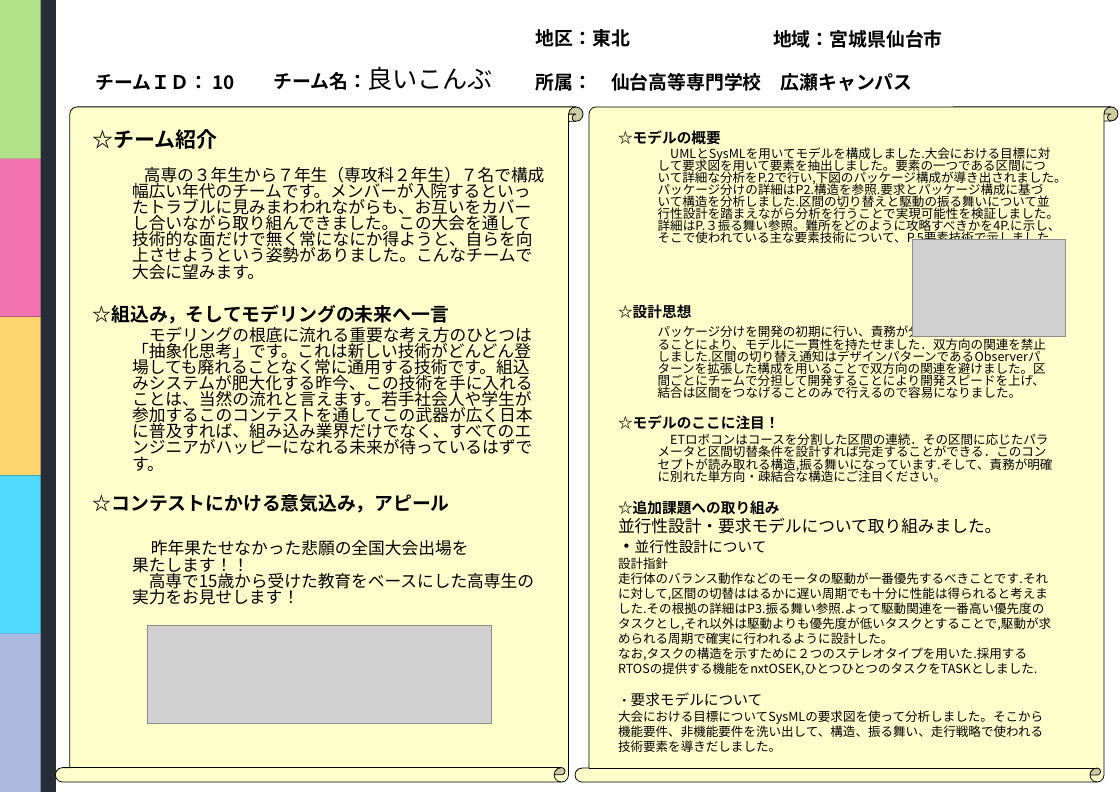
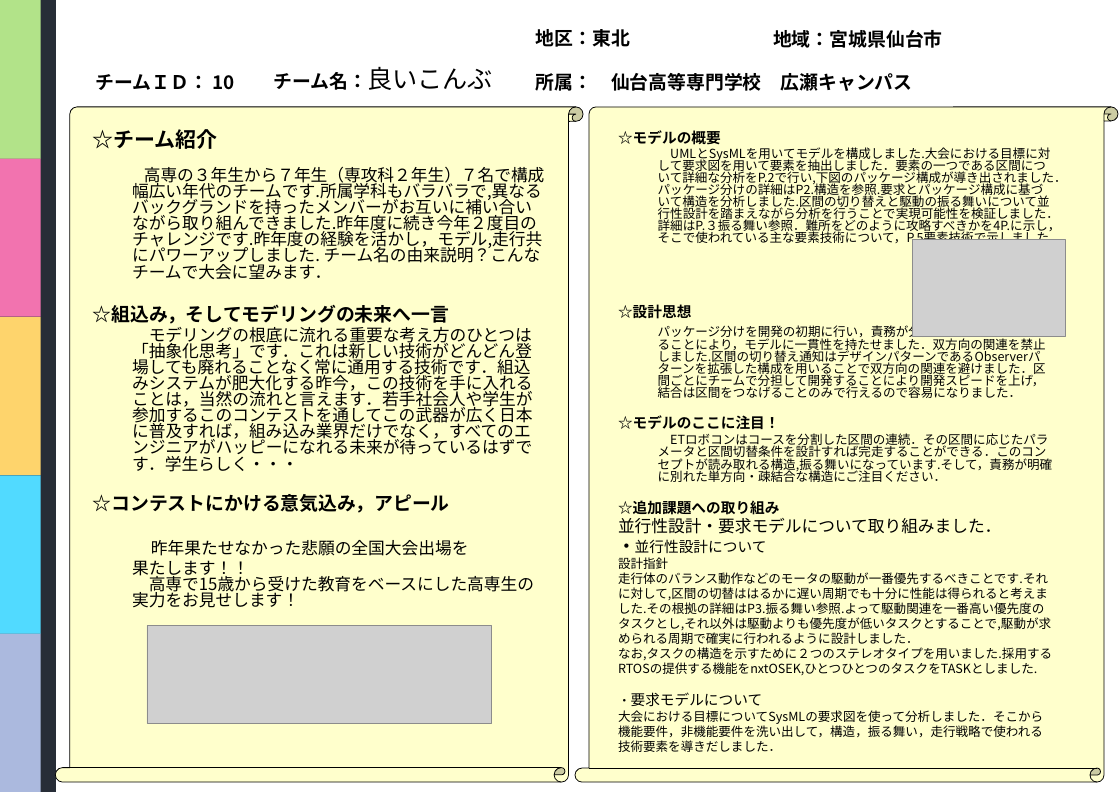
Before and after one commit to class-snct-rikitakelab/e-konbu2012, a slide deck: slide 1 of models/モデルシートHOMMAv3.pptx. Drawn at 1120x792 pixels with LibreOffice and Linux fonts; fonts in the diff are those of the drawing; grey boxes stand for pictures; background and template pictures are left out. Boxes give left, top, right and bottom in pixels: in the first picture for what was removed or moved away, otherwise in the second. Text is boxed around its words. In the diff, an @@ line names an element or a change of style, - is before the commit and + after.

```diff
--- a/models/モデルシートHOMMAv3.pptx
+++ b/models/モデルシートHOMMAv3.pptx
@@ text at [658, 144, 1067, 246]: text changed @@
-UMLとSysMLを用いてモデルを構成しました.大会における目標に対して要求図を用いて要素を抽出しました。要素の一つである区間について詳細な分析をP.2で行い,下図のパッケージ構成が導き出されました。パッケージ分けの詳細はP2.構造を参照.要求とパッケージ構成に基づいて構造を分析しました.区間の切り替えと駆動の振る舞いについて並行性設計を踏まえながら分析を行うことで実現可能性を検証しました。詳細はP.３振る舞い参照。難所をどのように攻略すべきかを4P.に示し、そこで使われている主な要素技術について、P.5要素技術で示しました.
+UMLとSysMLを用いてモデルを構成しました.大会における目標に対して要求図を用いて要素を抽出しました．要素の一つである区間について詳細な分析をP.2で行い,下図のパッケージ構成が導き出されました．パッケージ分けの詳細はP2.構造を参照.要求とパッケージ構成に基づいて構造を分析しました.区間の切り替えと駆動の振る舞いについて並行性設計を踏まえながら分析を行うことで実現可能性を検証しました．詳細はP.３振る舞い参照．難所をどのように攻略すべきかを4P.に示し，そこで使われている主な要素技術について，P.5要素技術で示しました.
@@ text at [132, 167, 545, 279]: text changed @@
-高専の３年生から７年生（専攻科２年生）７名で構成幅広い年代のチームです。メンバーが入院するといったトラブルに見みまわわれながらも、お互いをカバーし合いながら取り組んできました。この大会を通して技術的な面だけで無く常になにか得ようと、自らを向上させようという姿勢がありました。こんなチームで大会に望みます。
+高専の３年生から７年生（専攻科２年生）７名で構成幅広い年代のチームです.所属学科もバラバラで,異なるバックグランドを持ったメンバーがお互いに補い合いながら取り組んできました.昨年度に続き今年２度目のチャレンジです.昨年度の経験を活かし，モデル,走行共にパワーアップしました. チーム名の由来説明？こんなチームで大会に望みます．
@@ text at [132, 327, 533, 472]: text changed @@
-モデリングの根底に流れる重要な考え方のひとつは「抽象化思考」です。これは新しい技術がどんどん登場しても廃れることなく常に通用する技術です。組込みシステムが肥大化する昨今、この技術を手に入れることは、当然の流れと言えます。若手社会人や学生が参加するこのコンテストを通してこの武器が広く日本に普及すれば、組み込み業界だけでなく、すべてのエンジニアがハッピーになれる未来が待っているはずです。
+モデリングの根底に流れる重要な考え方のひとつは「抽象化思考」です．これは新しい技術がどんどん登場しても廃れることなく常に通用する技術です．組込みシステムが肥大化する昨今，この技術を手に入れることは，当然の流れと言えます．若手社会人や学生が参加するこのコンテストを通してこの武器が広く日本に普及すれば，組み込み業界だけでなく，すべてのエンジニアがハッピーになれる未来が待っているはずです．学生らしく・・・
@@ text at [658, 323, 1047, 398]: text changed @@
-パッケージ分けを開発の初期に行い、責務が分散しないように意識することにより、モデルに一貫性を持たせました．双方向の関連を禁止しました.区間の切り替え通知はデザインパターンであるObserverパターンを拡張した構成を用いることで双方向の関連を避けました。区間ごとにチームで分担して開発することにより開発スピードを上げ、結合は区間をつなげることのみで行えるので容易になりました。
+パッケージ分けを開発の初期に行い，責務が分散しないように意識することにより，モデルに一貫性を持たせました．双方向の関連を禁止しました.区間の切り替え通知はデザインパターンであるObserverパターンを拡張した構成を用いることで双方向の関連を避けました．区間ごとにチームで分担して開発することにより開発スピードを上げ，結合は区間をつなげることのみで行えるので容易になりました．
@@ text at [658, 433, 1053, 482]: text changed @@
-ETロボコンはコースを分割した区間の連続．その区間に応じたパラメータと区間切替条件を設計すれば完走することができる．このコンセプトが読み取れる構造,振る舞いになっています.そして、責務が明確に別れた単方向・疎結合な構造にご注目ください。
+ETロボコンはコースを分割した区間の連続．その区間に応じたパラメータと区間切替条件を設計すれば完走することができる．このコンセプトが読み取れる構造,振る舞いになっています.そして，責務が明確に別れた単方向・疎結合な構造にご注目ください．
@@ text at [618, 518, 1001, 534]: text changed @@
-並行性設計・要求モデルについて取り組みました。
+並行性設計・要求モデルについて取り組みました．
@@ text at [132, 540, 534, 595]: text changed @@
-昨年果たせなかった悲願の全国大会出場を
-果たします！！
-高専で15歳から受けた教育をベースにした高専生の実力をお見せします！
+昨年果たせなかった悲願の全国大会出場を
+果たします！！
+高専で15歳から受けた教育をベースにした高専生の実力をお見せします！
@@ text at [618, 572, 1052, 675]: text changed @@
-走行体のバランス動作などのモータの駆動が一番優先するべきことです.それに対して,区間の切替ははるかに遅い周期でも十分に性能は得られると考えました.その根拠の詳細はP3.振る舞い参照.よって駆動関連を一番高い優先度のタスクとし,それ以外は駆動よりも優先度が低いタスクとすることで,駆動が求められる周期で確実に行われるように設計した。
-なお,タスクの構造を示すために２つのステレオタイプを用いた.採用するRTOSの提供する機能をnxtOSEK,ひとつひとつのタスクをTASKとしました.
+走行体のバランス動作などのモータの駆動が一番優先するべきことです.それに対して,区間の切替ははるかに遅い周期でも十分に性能は得られると考えました.その根拠の詳細はP3.振る舞い参照.よって駆動関連を一番高い優先度のタスクとし,それ以外は駆動よりも優先度が低いタスクとすることで,駆動が求められる周期で確実に行われるように設計しました．
+なお,タスクの構造を示すために２つのステレオタイプを用いました.採用するRTOSの提供する機能をnxtOSEK,ひとつひとつのタスクをTASKとしました.
@@ text at [618, 710, 1043, 752]: text changed @@
-大会における目標についてSysMLの要求図を使って分析しました。そこから機能要件、非機能要件を洗い出して、構造、振る舞い、走行戦略で使われる技術要素を導きだしました。
+大会における目標についてSysMLの要求図を使って分析しました．そこから機能要件，非機能要件を洗い出して，構造，振る舞い，走行戦略で使われる技術要素を導きだしました．
```
Also in this commit, not shown: 5 other slides changed, 3 other files.
